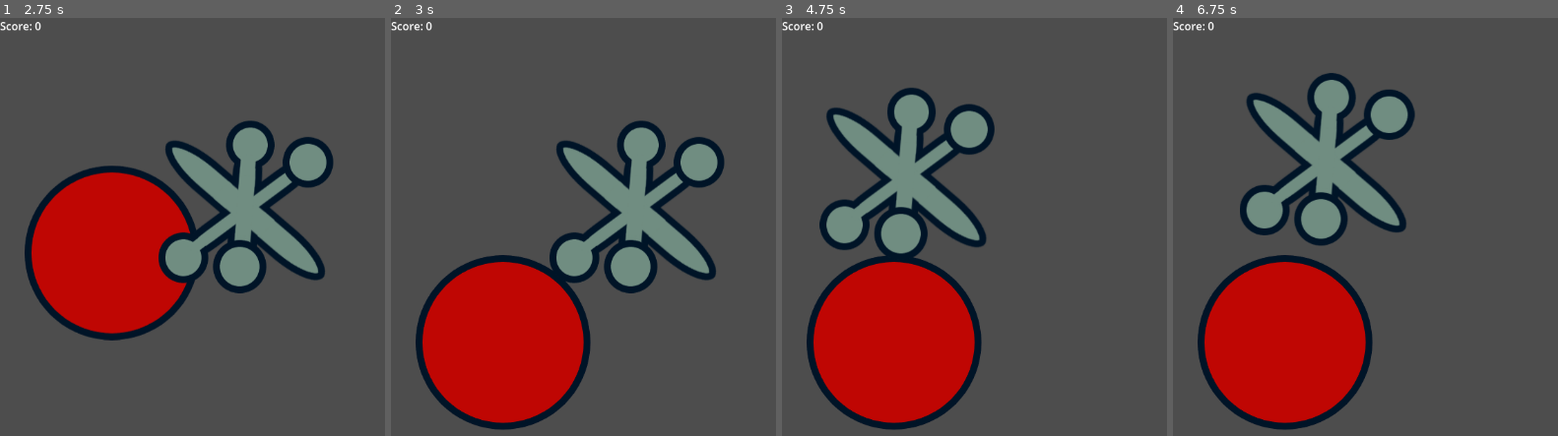
Above: before the commit, frames 1-4 (left to right).
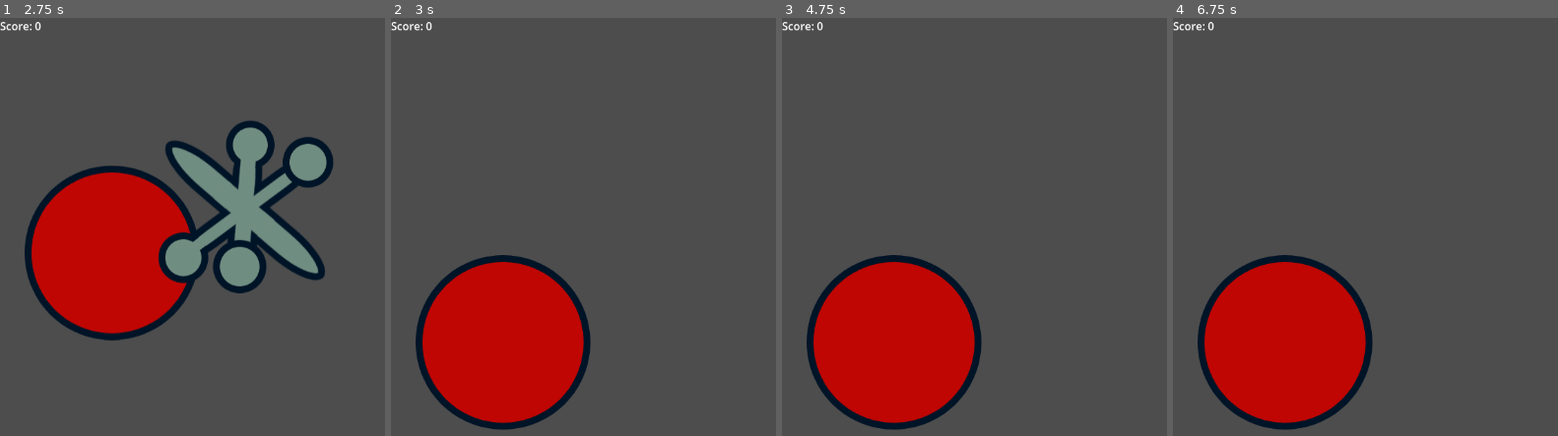
Above: after the commit, the same moments.

Repository: casellner/Idle-Jacks
Game: Godot game, scene res://game.tscn
Same seed, same stepped clock (60 frames per second), same inputs: the game is played once before the commit and once after it.
Inputs (mouse positions are in pixels of both pictures, inside the frame that each line leads up to):
- Up to frame 1 (2.75 s): click (111, 227) at 0.5 s; click (111, 344) at 1.25 s; click (111, 118) at 2.02 s
- Up to frame 2 (3 s): tap Enter (ui_accept) at 2.75 s
- Up to frame 3 (4.75 s): tap Enter (ui_accept) at 3.02, 3.77 s
- Up to frame 4 (6.75 s): tap Enter (ui_accept) at 5, 5.27, 6.02 s

Frame 1 is identical in both runs. In frame 2, 11% of the frame differs, in the area x 41-87%, y 24-66%; in frame 3, 11%; in frame 4, 11%, in the area x 17-63%, y 13-55%.

Commit message:
Uncomment code to fix bug

Diff:
--- a/Godot/scripts/game.gd
+++ b/Godot/scripts/game.gd
@@ -15,15 +15,14 @@
 
 # Called every frame. 'delta' is the elapsed time since the previous frame.
 func _process(delta: float) -> void:
-	pass
+	# if ball is on the ground
+	if $Ball.is_on_floor():
+		# delete any jacks
+		if jack_instance:
+			jack_instance.queue_free()
+			jack_instance = null
 
 	# Debugging code to bounce ball by pressing space bar
-	# if ball is on the ground
-	#if $Ball.is_on_floor():
-	#	# delete any jacks
-	#	if jack_instance:
-	#		jack_instance.queue_free()
-	#		jack_instance = null
 	#	# if ball is clicked
 	#	if Input.is_action_just_pressed("ui_accept"):
 	#		$Ball.jump = true # tell ball to jump
